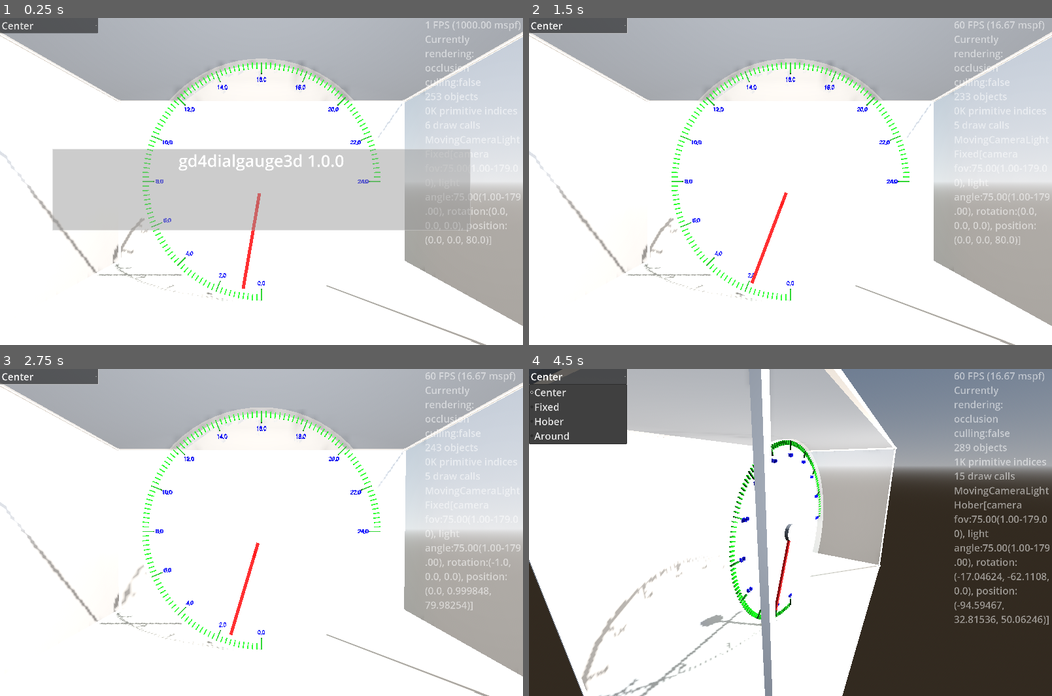
Above: before the commit, frames 1-4 (two rows, left to right).
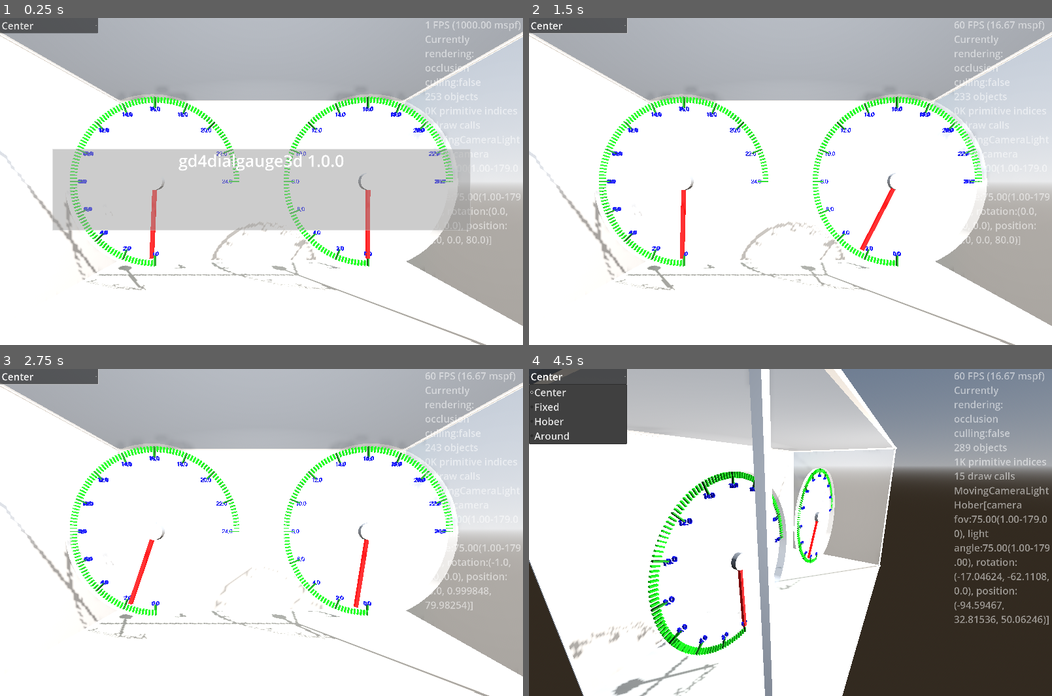
Above: after the commit, the same moments.

Repository: kasworld/gd4dialgauge3d
Game: Godot game, scene res://main.tscn
Same seed, same stepped clock (60 frames per second), same inputs: the game is played once before the commit and once after it.
Inputs (mouse positions are in pixels of both pictures, inside the frame that each line leads up to):
- Up to frame 1 (0.25 s): no input
- Up to frame 2 (1.5 s): click "Center" at 0.5 s; tap Enter at 1.25 s; move the mouse to (905, 165) at 1.27 s; hold Right from 1.28 s (still down); tap Q at 1.35 s; click (905, 165) at 1.42 s
- Up to frame 3 (2.75 s): move the mouse to (156, 548) at 2.02 s; release Right at 2.03 s; hold Down from 2.03 s (still down); tap E at 2.1 s
- Up to frame 4 (4.5 s): move the mouse to (842, 460) at 2.77 s; release Down at 2.78 s; hold Right 2.78-3.53 s; tap Enter at 2.85, 4.25 s; tap Space at 3.5 s; move the mouse to (764, 597) at 3.52 s; hold Up 3.53-4.28 s; tap Q at 3.6 s; click (764, 597) at 3.67 s; move the mouse to (947, 581) at 4.27 s; hold Left from 4.28 s (still down); tap E at 4.35 s

The runs differ from the first frame. In frame 1, 9.1% of the frame differs, in the area x 12-88%, y 12-87%; in frame 2, 10%; in frame 3, 9.9%; in frame 4, 5.3%.

Commit message:
fix resource_local_to_scene

Diff:
--- a/dial_gauge/dial_gauge.tscn
+++ b/dial_gauge/dial_gauge.tscn
@@ -3,21 +3,27 @@
 [ext_resource type="Script" uid="uid://dcrypl53l2xia" path="res://dial_gauge/dial_gauge.gd" id="1_7yysf"]
 
 [sub_resource type="StandardMaterial3D" id="StandardMaterial3D_bn0gn"]
+resource_local_to_scene = true
 transparency = 1
 albedo_color = Color(1, 1, 1, 0.4862745)
 
 [sub_resource type="CylinderMesh" id="CylinderMesh_eliwg"]
+resource_local_to_scene = true
 material = SubResource("StandardMaterial3D_bn0gn")
 flip_faces = true
 
 [sub_resource type="StandardMaterial3D" id="StandardMaterial3D_7yysf"]
+resource_local_to_scene = true
 
 [sub_resource type="CylinderMesh" id="CylinderMesh_g7w51"]
+resource_local_to_scene = true
 material = SubResource("StandardMaterial3D_7yysf")
 
 [sub_resource type="StandardMaterial3D" id="StandardMaterial3D_g7w51"]
+resource_local_to_scene = true
 
 [sub_resource type="BoxMesh" id="BoxMesh_c8wkp"]
+resource_local_to_scene = true
 material = SubResource("StandardMaterial3D_g7w51")
 
 [node name="DialGauge" type="Node3D"]
--- a/main.gd
+++ b/main.gd
@@ -67,17 +67,34 @@
 
 var dialgauge_list :Array
 func dialgauge_demo(gc :GlassCabinet) -> void:
+	var radius := gc.cabinet_size.x/5
 	var dg = preload("res://dial_gauge/dial_gauge.tscn").instantiate(
-		).init(gc.cabinet_size.y/2, gc.cabinet_size.z/20
+		).init(radius, gc.cabinet_size.z/20
 		).init_range( [0,24], [PI*1.5,0]
-		).add_dial_num(gc.cabinet_size.y/2*0.85, gc.cabinet_size.z/100, 2, 12, Color.BLUE,
-		).add_dial_bar(gc.cabinet_size.y/2*0.99, Vector3(gc.cabinet_size.z/40, gc.cabinet_size.z/200, gc.cabinet_size.z/100),
+		).add_dial_num(radius*0.85, gc.cabinet_size.z/100, 2, 12, Color.BLUE,
+		).add_dial_bar(radius*0.99, Vector3(gc.cabinet_size.z/40, gc.cabinet_size.z/200, gc.cabinet_size.z/100),
 			DialGauge.BarAlign.In, 120, Color.GREEN
-		).add_dial_bar(gc.cabinet_size.y/2*0.99, Vector3(gc.cabinet_size.z/20, gc.cabinet_size.z/200, gc.cabinet_size.z/100),
+		).add_dial_bar(radius*0.99, Vector3(gc.cabinet_size.z/20, gc.cabinet_size.z/200, gc.cabinet_size.z/100),
 			DialGauge.BarAlign.In, 12, Color.DARK_GREEN
 		)
+	dg.position = gc.calc_pos_by_grid(0,0,2,1)
 	gc.add_child(dg)
 	dialgauge_list.append([dg, 0.0])
+	radius = gc.cabinet_size.x/5
+	dg = preload("res://dial_gauge/dial_gauge.tscn").instantiate(
+		).init(radius, gc.cabinet_size.z/20
+		).init_range( [0,24], [PI*1.5,0]
+		).add_dial_num(radius*0.85, gc.cabinet_size.z/100, 2, 12, Color.BLUE,
+		).add_dial_bar(radius*0.99, Vector3(gc.cabinet_size.z/40, gc.cabinet_size.z/200, gc.cabinet_size.z/100),
+			DialGauge.BarAlign.In, 120, Color.GREEN
+		).add_dial_bar(radius*0.99, Vector3(gc.cabinet_size.z/20, gc.cabinet_size.z/200, gc.cabinet_size.z/100),
+			DialGauge.BarAlign.In, 12, Color.DARK_GREEN
+		)
+	dg.position = gc.calc_pos_by_grid(1,0,2,1)
+	gc.add_child(dg)
+	dialgauge_list.append([dg, 0.0])
+
+
 func dialgauge_animate() -> void:
 	for dg in dialgauge_list:
 		dg[1] += randfn(0,0.2)
